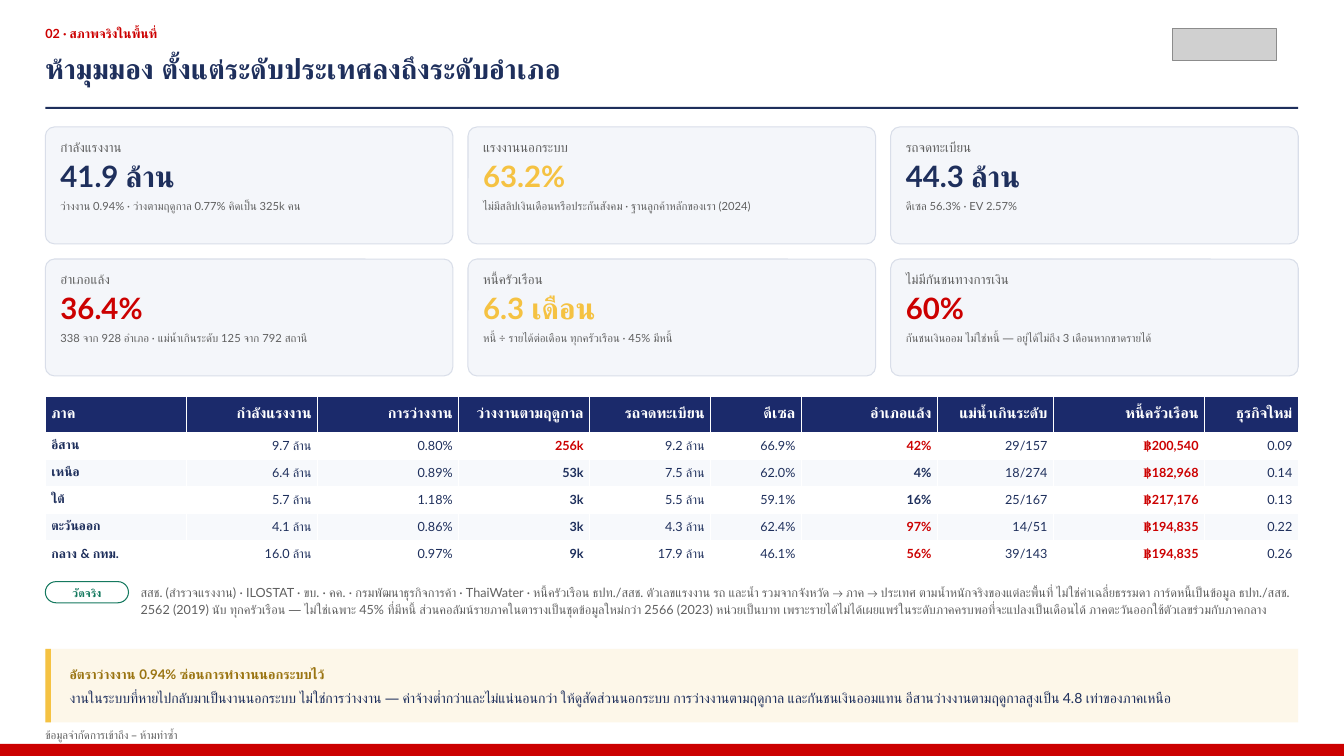
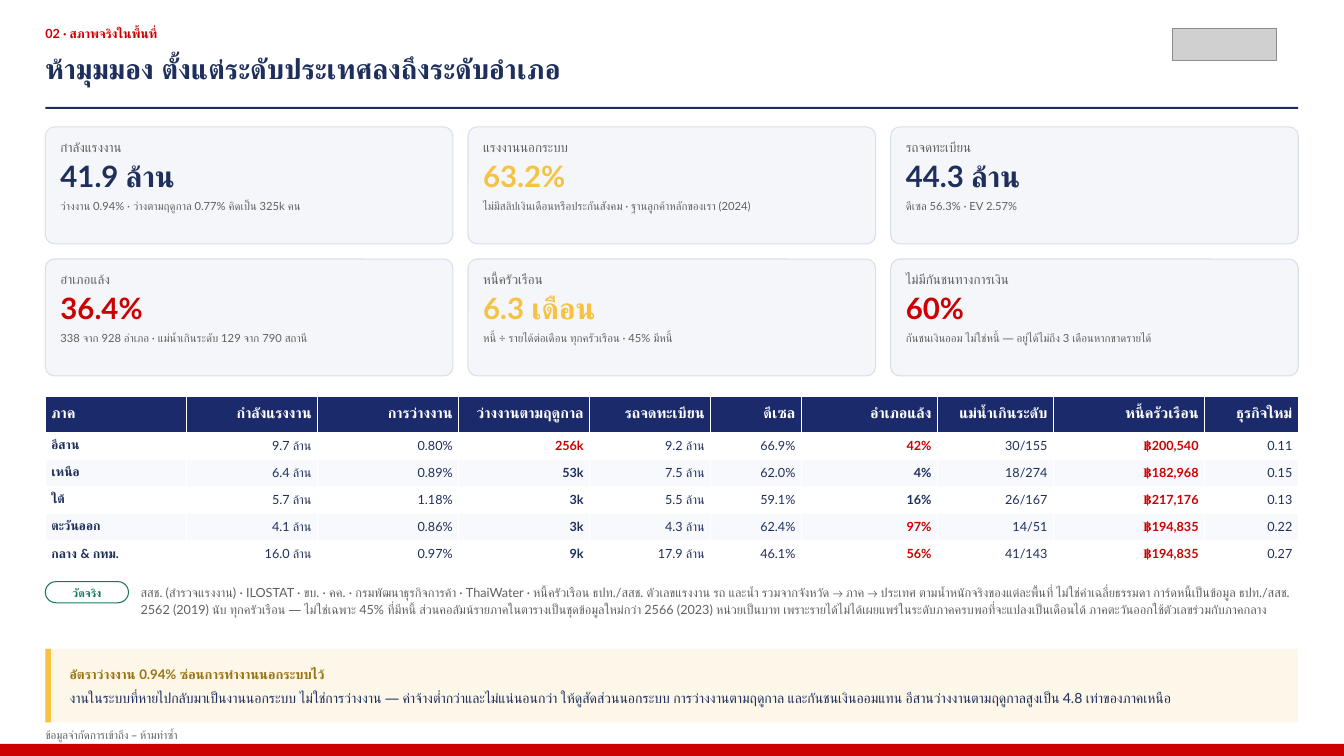
Before and after one commit to kaustavb2101/competitive-intel, a slide deck: slide 4 of docs/decks/mcom-2026-08-05-macro-TH.pptx. Drawn at 1344x756 pixels with LibreOffice and Linux fonts; fonts in the diff are those of the drawing; grey boxes stand for pictures. Boxes give left, top, right and bottom in pixels: in the first picture for what was removed or moved away, otherwise in the second. Text is boxed around its words. In the diff, an @@ line names an element or a change of style, - is before the commit and + after.

```diff
--- a/docs/decks/mcom-2026-08-05-macro-TH.pptx
+++ b/docs/decks/mcom-2026-08-05-macro-TH.pptx
@@ text at bbox=[60, 333, 307, 342]: text changed @@
-338 จาก 928 อำเภอ · แม่น้ำเกินระดับ 125 จาก 792 สถานี
+338 จาก 928 อำเภอ · แม่น้ำเกินระดับ 129 จาก 790 สถานี
@@ table at bbox=[45, 396, 1299, 568] @@
-row 2, column 8: 29/157
+row 2, column 8: 30/155
-row 2, column 10: 0.09
+row 2, column 10: 0.11
-row 3, column 10: 0.14
+row 3, column 10: 0.15
-row 4, column 8: 25/167
+row 4, column 8: 26/167
-row 6, column 8: 39/143
+row 6, column 8: 41/143
-row 6, column 10: 0.26
+row 6, column 10: 0.27
```
Also in this commit, not shown: 6 other slides changed, 1 other file.
